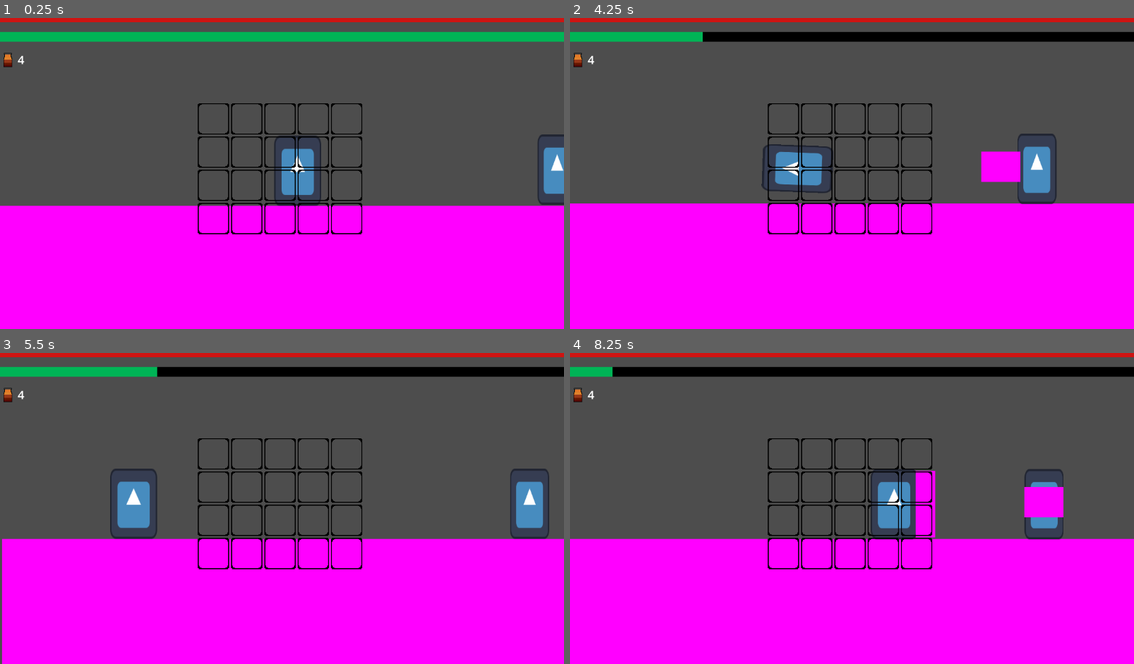
Above: before the commit, frames 1-4 (two rows, left to right).
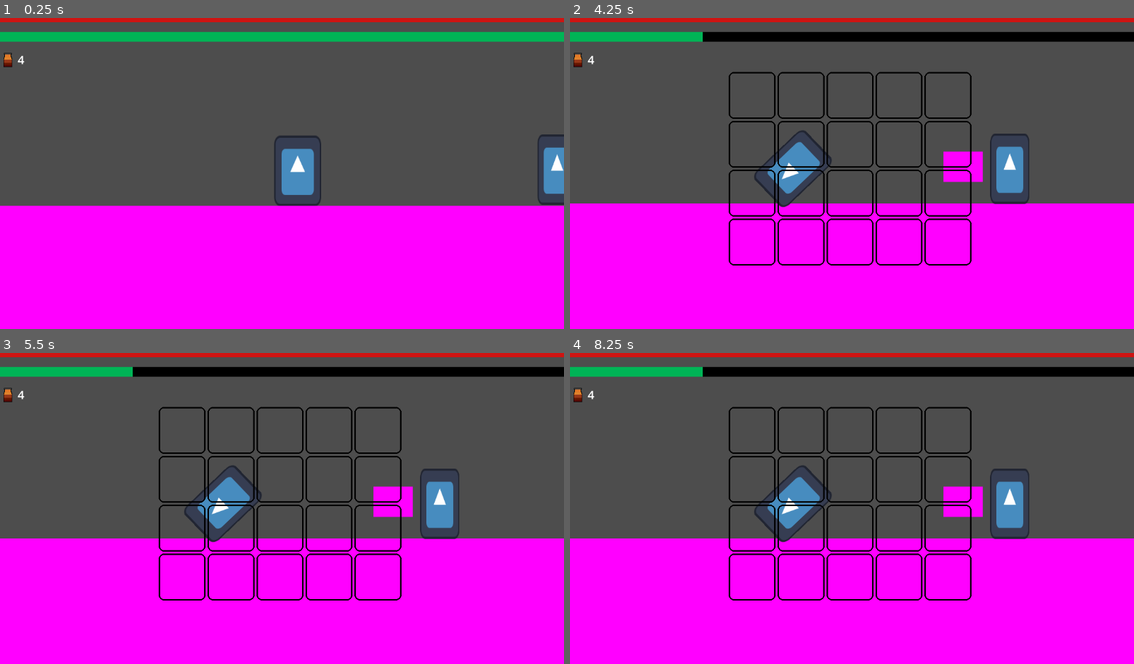
Above: after the commit, the same moments.

Repository: CodeScratcher/soulslike
Game: Godot game, scene res://Levels/test_scene.tscn
Same seed, same stepped clock (60 frames per second), same inputs: the game is played once before the commit and once after it. The engine's default icon, where the game draws it, is replaced by a stand-in: a white triangle on a blue panel in a dark square.
Inputs (mouse positions are in pixels of both pictures, inside the frame that each line leads up to):
- Up to frame 1 (0.25 s): no input
- Up to frame 2 (4.25 s): move the mouse to (976, 154) at 0.52 s; hold Shift (block) 0.53-1.28 s; hold D (right) 0.53-2.03 s; tap W (jump) at 0.77, 1.52, 3.02, 3.77 s; move the mouse to (739, 185) at 1.27 s; tap E (heal) at 1.35 s; move the mouse to (908, 101) at 2.02 s; hold A (left) 2.03-2.78 s; right-click (908, 101) at 2.1 s; move the mouse to (823, 232) at 2.77 s; hold D (right) from 2.78 s (still down); click (823, 232) at 2.85 s; move the mouse to (1021, 217) at 3.52 s; tap Space (roll) at 3.6 s; tap Tab (inventory, bound only after the commit) at 4.15 s
- Up to frame 3 (5.5 s): move the mouse to (112, 458) at 4.27 s; release D (right) at 4.28 s; hold A (left) 4.28-5.03 s; tap Shift (block) at 4.35 s; tap W (jump) at 4.52 s; move the mouse to (310, 505) at 5.02 s; hold D (right) from 5.03 s (still down); tap E (heal) at 5.1 s
- Up to frame 4 (8.25 s): move the mouse to (767, 427) at 5.77 s; release D (right) at 5.78 s; hold A (left) 5.78-7.28 s; right-click (767, 427) at 5.85 s; tap W (jump) at 6.02, 6.77, 7.52 s; tap Enter at 6.5 s; move the mouse to (976, 489) at 6.52 s; click (976, 489) at 6.6 s; move the mouse to (739, 520) at 7.27 s; hold D (right) from 7.28 s (still down); tap Space (roll) at 7.35 s; move the mouse to (908, 436) at 8.02 s; hold Shift (block) from 8.03 s (still down)

The runs differ from the first frame. In frame 1, 1.8% of the frame differs, in the area x 35-65%, y 27-70%; in frame 2, 7.9%; in frame 3, 9.6%; in frame 4, 10%, in the area x 0-100%, y 4-80%.

Commit message:
Added GUI

Diff:
--- a/Objects/GUI.tscn
+++ b/Objects/GUI.tscn
@@ -27,6 +27,7 @@
 font_size = 24
 
 [node name="CanvasLayer" type="CanvasLayer"]
+process_mode = 3
 script = ExtResource("1_2lrv1")
 
 [node name="Gui" type="Control" parent="."]
@@ -83,6 +84,7 @@
 label_settings = SubResource("LabelSettings_bwv20")
 
 [node name="GridContainer" type="GridContainer" parent="Gui"]
+visible = false
 layout_mode = 1
 anchors_preset = 8
 anchor_left = 0.5
--- a/Scripts/GUI.gd
+++ b/Scripts/GUI.gd
@@ -2,8 +2,13 @@
 
 @export var player: Node2D
 
+var paused = false
 # Called every frame. 'delta' is the elapsed time since the previous frame.
 func _process(delta):
+	if Input.is_action_just_pressed("inventory"):
+		paused = !paused
+		get_tree().paused = paused
+		$Gui/GridContainer.visible = paused
 	$Gui/VBoxContainer/Health.value = player.hp / player.MAX_HP * 100
 	$Gui/VBoxContainer/Stamina.value = player.stamina / player.MAX_STAMINA * 100
 	$Gui/VBoxContainer/HBoxContainer/Flask.text = str(player.flasks)
--- a/project.godot
+++ b/project.godot
@@ -61,3 +61,9 @@
 "events": [Object(InputEventKey,"resource_local_to_scene":false,"resource_name":"","device":-1,"window_id":0,"alt_pressed":false,"shift_pressed":false,"ctrl_pressed":false,"meta_pressed":false,"pressed":false,"keycode":0,"physical_keycode":69,"key_label":0,"unicode":101,"echo":false,"script":null)
 ]
 }
+inventory={
+"deadzone": 0.5,
+"events": [Object(InputEventKey,"resource_local_to_scene":false,"resource_name":"","device":-1,"window_id":0,"alt_pressed":false,"shift_pressed":false,"ctrl_pressed":false,"meta_pressed":false,"pressed":false,"keycode":0,"physical_keycode":4194306,"key_label":0,"unicode":0,"echo":false,"script":null)
+, Object(InputEventKey,"resource_local_to_scene":false,"resource_name":"","device":-1,"window_id":0,"alt_pressed":false,"shift_pressed":false,"ctrl_pressed":false,"meta_pressed":false,"pressed":false,"keycode":4194305,"physical_keycode":0,"key_label":0,"unicode":0,"echo":false,"script":null)
+]
+}
Binary file changed: Textures/inventory.png
